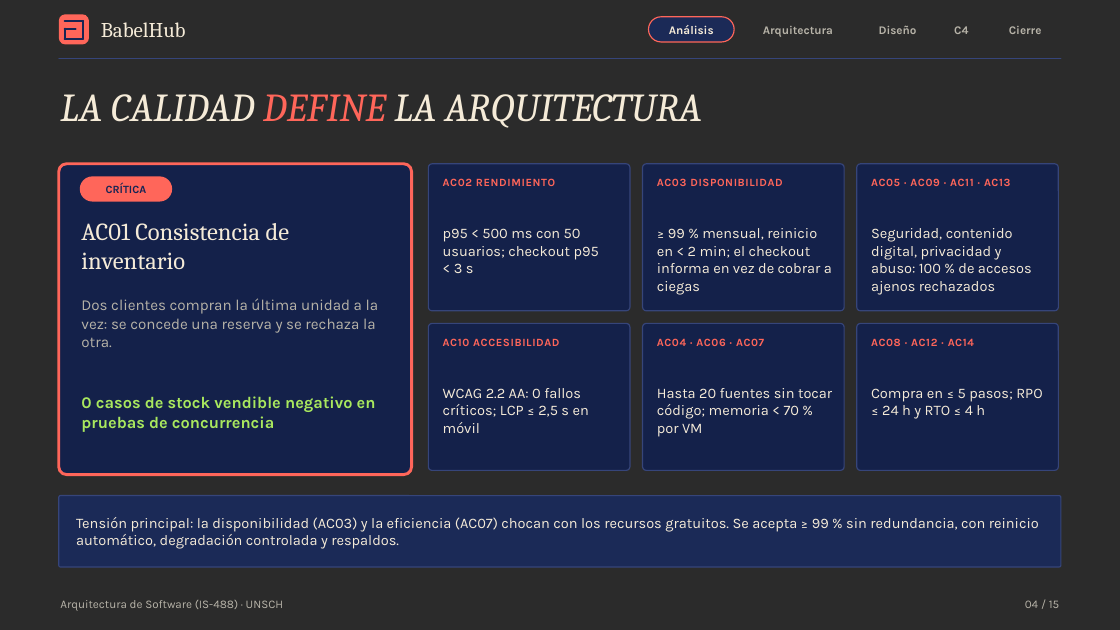
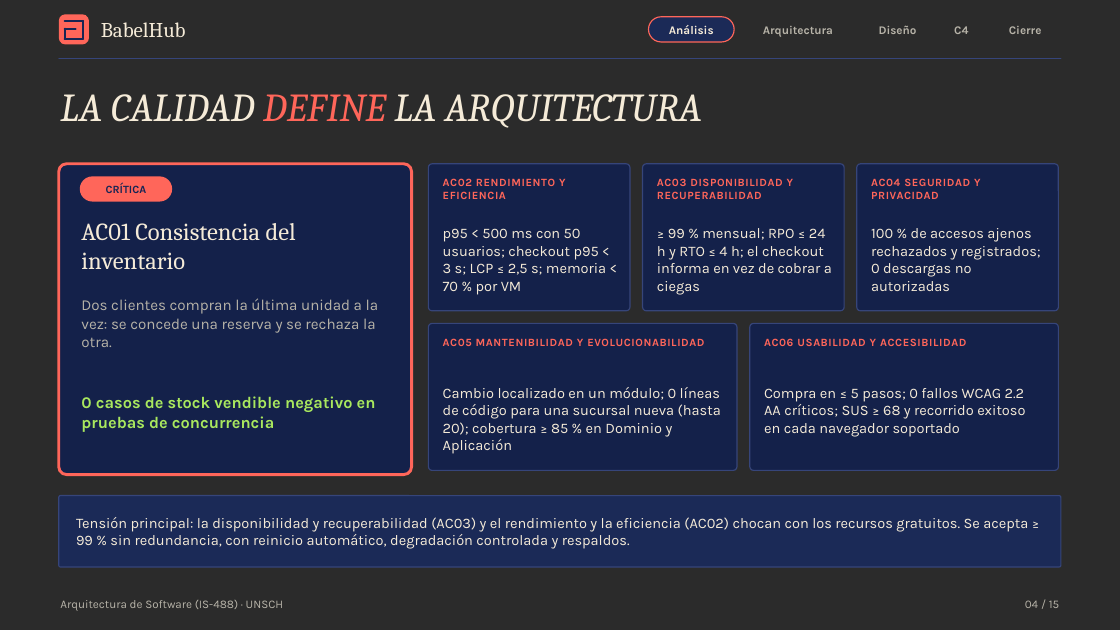
Before and after one commit to P35C4D0R4B1050/BabelHub, a slide deck: slide 4 of docs/BabelHub_Exposicion.pptx. Drawn at 1120x630 pixels with LibreOffice and Linux fonts; fonts in the diff are those of the drawing; background and template pictures are left out; a plain dark background stands for a picture behind light text. Boxes give left, top, right and bottom in pixels: in the first picture for what was removed or moved away, otherwise in the second. Text is boxed around its words. In the diff, an @@ line names an element or a change of style, - is before the commit and + after.

```diff
--- a/docs/BabelHub_Exposicion.pptx
+++ b/docs/BabelHub_Exposicion.pptx
@@ text at box(443, 178, 565, 199): text changed @@
-AC02 RENDIMIENTO
+AC02 RENDIMIENTO Y EFICIENCIA
@@ text at box(657, 178, 793, 199): text changed @@
-AC03 DISPONIBILIDAD
+AC03 DISPONIBILIDAD Y RECUPERABILIDAD
@@ text at box(871, 178, 980, 199): text changed @@
-AC05 · AC09 · AC11 · AC13
+AC04 SEGURIDAD Y PRIVACIDAD
@@ text at box(81, 223, 296, 270): text changed @@
-AC01 Consistencia de inventario
+AC01 Consistencia del inventario
@@ text at box(443, 228, 606, 295): text changed @@
-p95 < 500 ms con 50 usuarios; checkout p95 < 3 s
+p95 < 500 ms con 50 usuarios; checkout p95 < 3 s; LCP ≤ 2,5 s; memoria < 70 % por VM
@@ text at box(657, 228, 832, 295): text changed @@
-≥ 99 % mensual, reinicio en < 2 min; el checkout informa en vez de cobrar a ciegas
+≥ 99 % mensual; RPO ≤ 24 h y RTO ≤ 4 h; el checkout informa en vez de cobrar a ciegas
@@ text at box(871, 228, 1041, 291): text changed @@
-Seguridad, contenido digital, privacidad y abuso: 100 % de accesos ajenos rechazados
+100 % de accesos ajenos rechazados y registrados; 0 descargas no autorizadas
@@ rounded rectangle: place and size @@
-rounded rectangle at box(429, 323, 630, 471)
+rounded rectangle at box(429, 323, 737, 471)
@@ rounded rectangle: place and size @@
-rounded rectangle at box(643, 323, 844, 471)
+rounded rectangle at box(750, 323, 1059, 471)
@@ rounded rectangle removed at box(857, 323, 1059, 471) @@
@@ text at box(443, 338, 704, 346): text changed @@
-AC10 ACCESIBILIDAD
+AC05 MANTENIBILIDAD Y EVOLUCIONABILIDAD
@@ text at box(764, 338, 966, 346): text changed @@
-AC04 · AC06 · AC07
+AC06 USABILIDAD Y ACCESIBILIDAD
@@ text removed at box(871, 338, 974, 346) @@
-AC08 · AC12 · AC14
@@ text at box(443, 387, 721, 454): text changed @@
-WCAG 2.2 AA: 0 fallos críticos; LCP ≤ 2,5 s en móvil
+Cambio localizado en un módulo; 0 líneas de código para una sucursal nueva (hasta 20); cobertura ≥ 85 % en Dominio y Aplicación
@@ text at box(764, 388, 1025, 437): text changed @@
-Hasta 20 fuentes sin tocar código; memoria < 70 % por VM
+Compra en ≤ 5 pasos; 0 fallos WCAG 2.2 AA críticos; SUS ≥ 68 y recorrido exitoso en cada navegador soportado
@@ text removed at box(871, 388, 1042, 419) @@
-Compra en ≤ 5 pasos; RPO ≤ 24 h y RTO ≤ 4 h
@@ text in rounded rectangle at box(76, 517, 1028, 549): text changed @@
-Tensión principal: la disponibilidad (AC03) y la eficiencia (AC07) chocan con los recursos gratuitos. Se acepta ≥ 99 % sin redundancia, con reinicio automático, degradación controlada y respaldos.
+Tensión principal: la disponibilidad y recuperabilidad (AC03) y el rendimiento y la eficiencia (AC02) chocan con los recursos gratuitos. Se acepta ≥ 99 % sin redundancia, con reinicio automático, degradación controlada y respaldos.
```
Also in this commit, not shown: 10 other slides changed, 30 other files.
